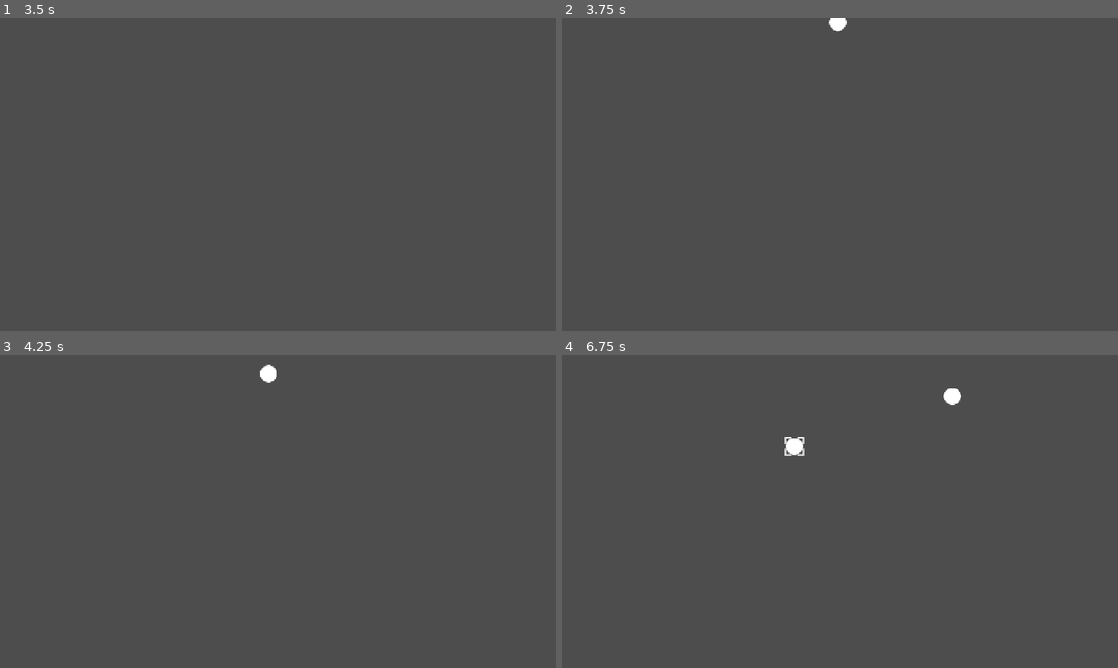
Above: before the commit, frames 1-4 (two rows, left to right).
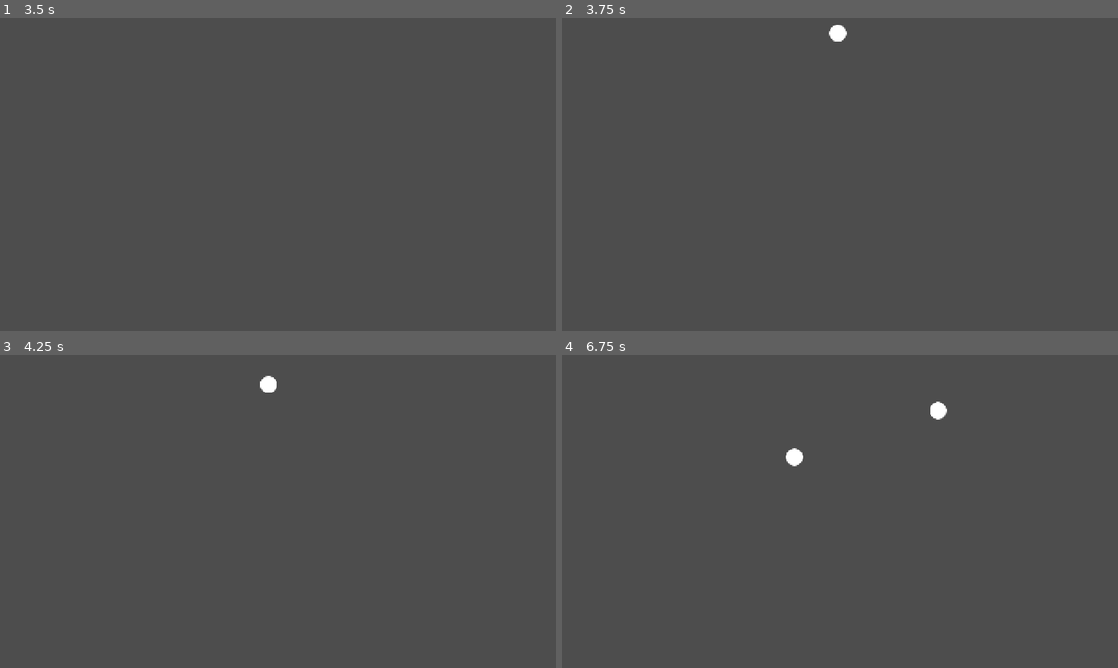
Above: after the commit, the same moments.

Repository: MisterIXI/godot-wildjam-98
Game: Godot game, scene res://scenes/main_menu/main_menu.tscn
Same seed, same stepped clock (60 frames per second), same inputs: the game is played once before the commit and once after it.
Inputs (mouse positions are in pixels of both pictures, inside the frame that each line leads up to):
- Up to frame 1 (3.5 s): click "Start Game" at 0.5 s; tap Enter at 1.25, 2.75 s; move the mouse to (400, 158) at 1.27 s; press the mouse at (400, 158) at 1.28 s; tap Space at 2 s; move the mouse to (166, 190) at 2.02 s; release the mouse at (166, 190) at 2.03 s; click (166, 190) at 2.1 s; move the mouse to (333, 105) at 2.77 s; press the mouse at (333, 105) at 2.78 s
- Up to frame 2 (3.75 s): tap Space at 3.5 s; move the mouse to (812, 237) at 3.52 s; release the mouse at (812, 237) at 3.53 s; click (812, 237) at 3.6 s
- Up to frame 3 (4.25 s): no input
- Up to frame 4 (6.75 s): move the mouse to (828, 373) at 4.27 s; press the mouse at (828, 373) at 4.28 s; move the mouse to (673, 464) at 5.02 s; release the mouse at (673, 464) at 5.03 s; click (673, 464) at 5.1 s; move the mouse to (867, 511) at 5.77 s; press the mouse at (867, 511) at 5.78 s; move the mouse to (756, 433) at 6.52 s; release the mouse at (756, 433) at 6.53 s; click (756, 433) at 6.6 s

Frame 1 is identical in both runs. In frame 2, 0.2% of the frame differs, in the area x 48-52%, y 0-8%; in frame 3, 0.2%; in frame 4, 0.5%, in the area x 40-72%, y 10-36%.

Commit message:
Added ships disapearing when going off the screen

Diff:
--- a/space-ship-support/scenes/radar/radar_scene.tscn
+++ b/space-ship-support/scenes/radar/radar_scene.tscn
@@ -1,12 +1,19 @@
 [gd_scene format=3 uid="uid://duhy8dfqmo7m5"]
 
 [ext_resource type="Script" uid="uid://dkgwljjmamg5y" path="res://scenes/radar/radar_scene.gd" id="1_x4jdq"]
-[ext_resource type="Texture2D" uid="uid://b1ggufgomqawo" path="res://assets/placeholder_art/radarboard_cut.png" id="2_jtmd1"]
+
+[sub_resource type="CircleShape2D" id="CircleShape2D_r7iap"]
+radius = 335.00598
 
 [node name="RadarScene" type="Node2D" unique_id=431484288]
 script = ExtResource("1_x4jdq")
 
 [node name="Area2D" type="Area2D" parent="." unique_id=123040192]
+collision_layer = 2
+collision_mask = 2
+
+[node name="CollisionShape2D" type="CollisionShape2D" parent="Area2D" unique_id=1411344339]
+shape = SubResource("CircleShape2D_r7iap")
 
 [node name="TestCamera2D" type="Camera2D" parent="." unique_id=1634190873]
 
@@ -15,32 +22,27 @@
 autostart = true
 
 [node name="SpawnPoint1" type="Marker2D" parent="." unique_id=36111795]
-position = Vector2(0, -360)
+position = Vector2(0, -335)
 
 [node name="SpawnPoint2" type="Marker2D" parent="." unique_id=474005685]
-position = Vector2(270, -270)
+position = Vector2(237, -237)
 
 [node name="SpawnPoint3" type="Marker2D" parent="." unique_id=847301055]
-position = Vector2(360, 0)
+position = Vector2(335, 0)
 
 [node name="SpawnPoint4" type="Marker2D" parent="." unique_id=211476180]
-position = Vector2(270, 270)
+position = Vector2(237, 237)
 
 [node name="SpawnPoint5" type="Marker2D" parent="." unique_id=1593189644]
-position = Vector2(0, 360)
+position = Vector2(0, 335)
 
 [node name="SpawnPoint6" type="Marker2D" parent="." unique_id=707087786]
-position = Vector2(-270, 270)
+position = Vector2(-237, 237)
 
 [node name="SpawnPoint7" type="Marker2D" parent="." unique_id=1598076619]
-position = Vector2(-360, 0)
+position = Vector2(-335, 0)
 
 [node name="SpawnPoint8" type="Marker2D" parent="." unique_id=1192315032]
-position = Vector2(-270, -270)
-
-[node name="Sprite2D" type="Sprite2D" parent="." unique_id=566211853]
-visible = false
-position = Vector2(278, 0)
-texture = ExtResource("2_jtmd1")
+position = Vector2(-237, -237)
 
 [connection signal="timeout" from="SpawnTimer" to="." method="_on_spawn_timer_timeout"]
--- a/space-ship-support/scenes/radar/ship.gd
+++ b/space-ship-support/scenes/radar/ship.gd
@@ -98,3 +98,9 @@
 
 func target_disapear():
 	target_sprite.visible = false
+
+
+
+
+func _on_area_shape_exited(area_rid: RID, area: Area2D, area_shape_index: int, local_shape_index: int) -> void:
+	queue_free()
--- a/space-ship-support/scenes/radar/ship.tscn
+++ b/space-ship-support/scenes/radar/ship.tscn
@@ -8,13 +8,16 @@
 radius = 25.079872
 
 [node name="Ship" type="Area2D" unique_id=617731787 groups=["ship"]]
+collision_mask = 2
 script = ExtResource("1_fkp5b")
 
 [node name="Sprite2D" type="Sprite2D" parent="." unique_id=593634741]
+z_index = -5
 texture = ExtResource("1_f5wym")
 
 [node name="TargetSprite" type="Sprite2D" parent="." unique_id=932166928]
 visible = false
+z_index = 5
 texture = ExtResource("3_lnurc")
 hframes = 2
 region_rect = Rect2(0, 0, 50.64718, 49)
@@ -25,6 +28,7 @@
 [node name="Target" type="Timer" parent="." unique_id=636840034]
 autostart = true
 
+[connection signal="area_shape_exited" from="." to="." method="_on_area_shape_exited"]
 [connection signal="input_event" from="." to="." method="_on_input_event"]
 [connection signal="mouse_entered" from="." to="." method="_on_mouse_entered"]
 [connection signal="timeout" from="Target" to="." method="_on_target_timeout"]
